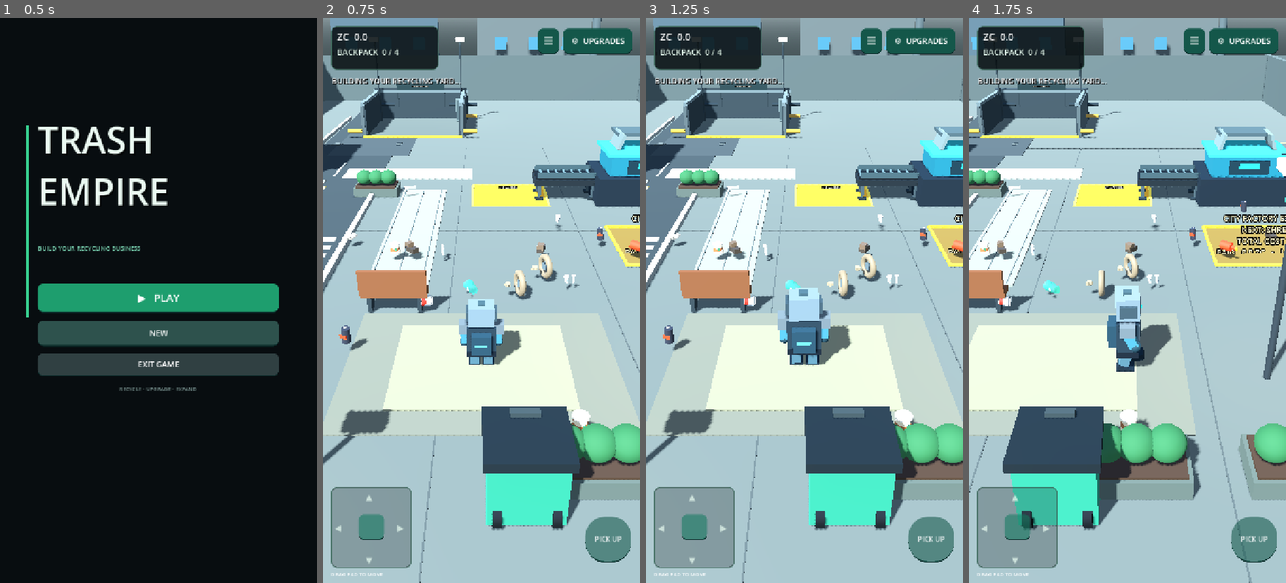
Above: before the commit, frames 1-4 (left to right).
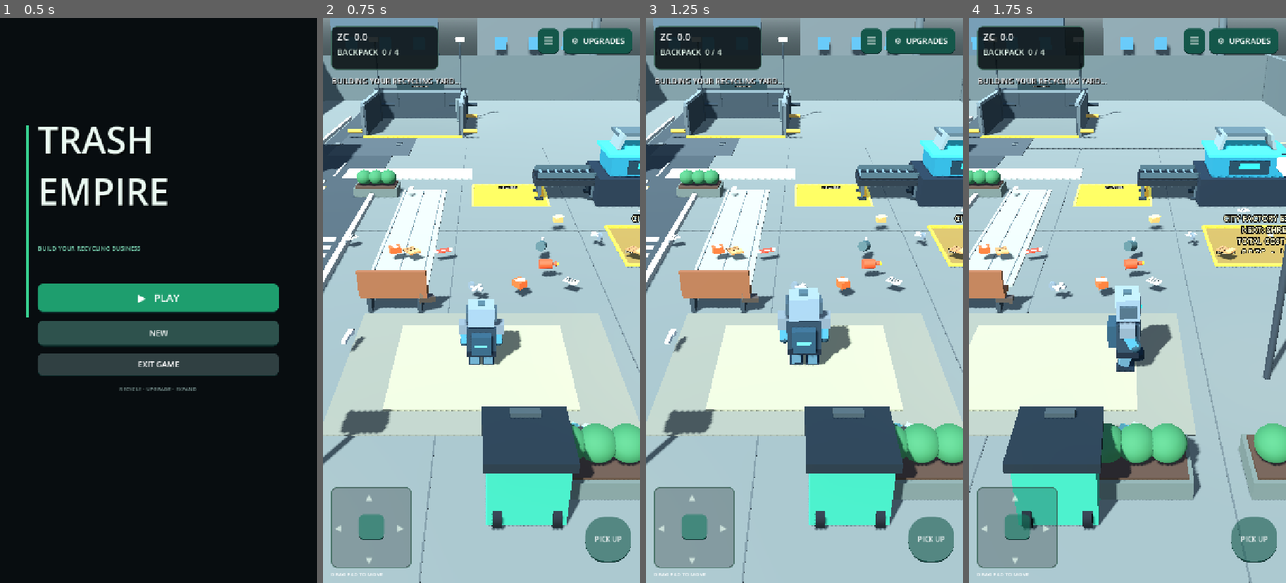
Above: after the commit, the same moments.

Repository: zekainstabot/trash-empire
Game: Godot game, scene res://Scenes/Main.tscn
Same seed, same stepped clock (60 frames per second), same inputs: the game is played once before the commit and once after it.
Inputs (mouse positions are in pixels of both pictures, inside the frame that each line leads up to):
- Up to frame 1 (0.5 s): no input
- Up to frame 2 (0.75 s): click "▶ PLAY" at 0.5 s
- Up to frame 3 (1.25 s): no input
- Up to frame 4 (1.75 s): move the mouse to (1197, 272) at 1.27 s; hold D (move_right) from 1.28 s (still down); click (1197, 272) at 1.42 s

Frame 1 is identical in both runs. In frame 2, 1.9% of the frame differs, in the area x 4-100%, y 29-73%; in frame 3, 1.7%; in frame 4, 1.8%.

Commit message:
Add new everyday and mechanical litter models

Diff:
--- a/Scripts/trash.gd
+++ b/Scripts/trash.gd
@@ -7,7 +7,7 @@
 	var rng := RandomNumberGenerator.new()
 	rng.randomize()
 	spin_speed = rng.randf_range(-0.45, 0.45)
-	match rng.randi_range(0, 12):
+	match rng.randi_range(0, 20):
 		0:
 			_make_plastic_bottle(rng)
 		1:
@@ -34,6 +34,22 @@
 			_make_screws(rng)
 		12:
 			_make_wrench(rng)
+		13:
+			_make_newspaper(rng)
+		14:
+			_make_crushed_carton(rng)
+		15:
+			_make_food_box(rng)
+		16:
+			_make_rusted_pipe(rng)
+		17:
+			_make_circuit_board(rng)
+		18:
+			_make_broken_fan(rng)
+		19:
+			_make_scrap_spring(rng)
+		20:
+			_make_oil_can(rng)
 		_:
 			_make_old_shoe(rng)
 	rotation.y = rng.randf_range(0.0, TAU)
@@ -213,6 +229,73 @@
 	add_child(jaw_gap)
 	rotation.y = rng.randf_range(0.0, TAU)
 
+func _make_newspaper(rng: RandomNumberGenerator) -> void:
+	var paper := _flat_box(Vector3(0.46, 0.025, 0.34), Vector3(0, 0.035, 0), Color(0.78, 0.75, 0.64))
+	paper.rotation.y = rng.randf_range(-0.25, 0.25)
+	add_child(paper)
+	for i in range(3):
+		add_child(_flat_box(Vector3(0.27, 0.008, 0.018), Vector3(-0.04, 0.052, -0.09 + i * 0.075), Color(0.25, 0.27, 0.25)))
+
+func _make_crushed_carton(rng: RandomNumberGenerator) -> void:
+	var carton := _flat_box(Vector3(0.40, 0.20, 0.28), Vector3(0, 0.11, 0), Color(0.68, 0.48, 0.26))
+	carton.rotation.y = rng.randf_range(-0.5, 0.5)
+	add_child(carton)
+	add_child(_flat_box(Vector3(0.42, 0.035, 0.30), Vector3(0, 0.21, 0), Color(0.78, 0.62, 0.38)))
+
+func _make_food_box(rng: RandomNumberGenerator) -> void:
+	var box := _flat_box(Vector3(0.38, 0.22, 0.32), Vector3(0, 0.12, 0), Color(0.72, 0.30, 0.13))
+	box.rotation.y = rng.randf_range(-0.4, 0.4)
+	add_child(box)
+	add_child(_flat_box(Vector3(0.18, 0.015, 0.33), Vector3(0, 0.24, 0), Color(0.92, 0.78, 0.46)))
+
+func _make_rusted_pipe(rng: RandomNumberGenerator) -> void:
+	var pipe := _cylinder_piece(0.12, 0.12, 0.72, Vector3(0, 0.10, 0), Color(0.48, 0.29, 0.18))
+	pipe.rotation_degrees.z = 90
+	pipe.rotation.y = rng.randf_range(-0.2, 0.2)
+	add_child(pipe)
+	for x in [-0.25, 0.25]:
+		var collar := _cylinder_piece(0.15, 0.15, 0.07, Vector3(x, 0.10, 0), Color(0.30, 0.32, 0.30))
+		collar.rotation_degrees.z = 90
+		add_child(collar)
+
+func _make_circuit_board(rng: RandomNumberGenerator) -> void:
+	var board := _flat_box(Vector3(0.48, 0.045, 0.34), Vector3(0, 0.055, 0), Color(0.08, 0.34, 0.25))
+	board.rotation.y = rng.randf_range(0, TAU)
+	add_child(board)
+	for i in range(5):
+		add_child(_flat_box(Vector3(0.075, 0.055, 0.07), Vector3(-0.16 + i * 0.08, 0.10, 0.04), [Color(0.12, 0.13, 0.14), Color(0.72, 0.62, 0.30)][i % 2]))
+	for x in [-0.18, 0.0, 0.18]:
+		add_child(_flat_box(Vector3(0.018, 0.012, 0.23), Vector3(x, 0.085, -0.05), Color(0.82, 0.68, 0.30)))
+
+func _make_broken_fan(rng: RandomNumberGenerator) -> void:
+	var hub := _cylinder_piece(0.13, 0.13, 0.10, Vector3(0, 0.10, 0), Color(0.36, 0.40, 0.41))
+	hub.rotation_degrees.x = 90
+	add_child(hub)
+	for i in range(4):
+		var blade := _flat_box(Vector3(0.42, 0.045, 0.13), Vector3(0.22, 0.10, 0), Color(0.55, 0.59, 0.58))
+		blade.rotation.y = float(i) * PI / 2.0
+		blade.rotation.z = rng.randf_range(-0.12, 0.12)
+		add_child(blade)
+
+func _make_scrap_spring(rng: RandomNumberGenerator) -> void:
+	for i in range(5):
+		var ring := MeshInstance3D.new()
+		var torus := TorusMesh.new()
+		torus.inner_radius = 0.07
+		torus.outer_radius = 0.13
+		ring.mesh = torus
+		ring.position = Vector3(0, 0.12 + i * 0.045, 0)
+		ring.material_override = _material(Color(0.48, 0.52, 0.52))
+		add_child(ring)
+	add_child(_flat_box(Vector3(0.52, 0.055, 0.07), Vector3(0, 0.10, 0), Color(0.34, 0.38, 0.39)))
+
+func _make_oil_can(rng: RandomNumberGenerator) -> void:
+	var can := _cylinder_piece(0.18, 0.18, 0.42, Vector3(0, 0.21, 0), Color(0.20, 0.28, 0.27))
+	can.rotation_degrees.z = rng.randf_range(65.0, 90.0)
+	add_child(can)
+	add_child(_flat_box(Vector3(0.19, 0.12, 0.025), Vector3(0, 0.22, -0.17), Color(0.86, 0.61, 0.16)))
+	add_child(_cylinder_piece(0.055, 0.055, 0.10, Vector3(0.18, 0.40, 0), Color(0.62, 0.66, 0.62)))
+
 func _flat_box(size: Vector3, pos: Vector3, color: Color) -> MeshInstance3D:
 	var mesh := MeshInstance3D.new()
 	var shape := BoxMesh.new()
